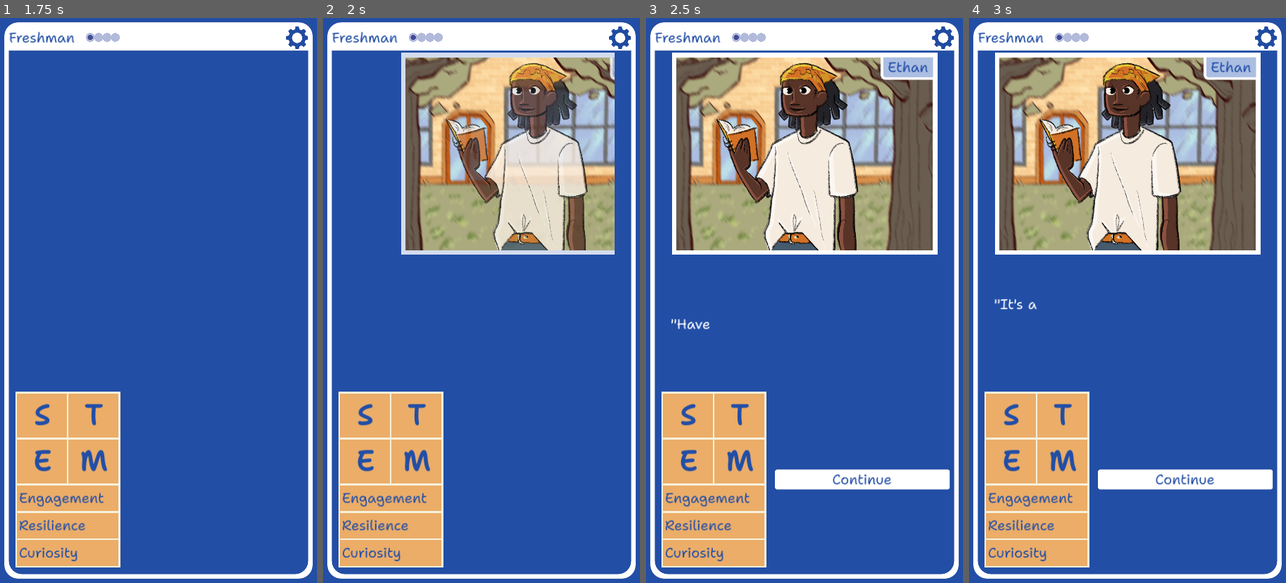
Above: before the commit, frames 1-4 (left to right).
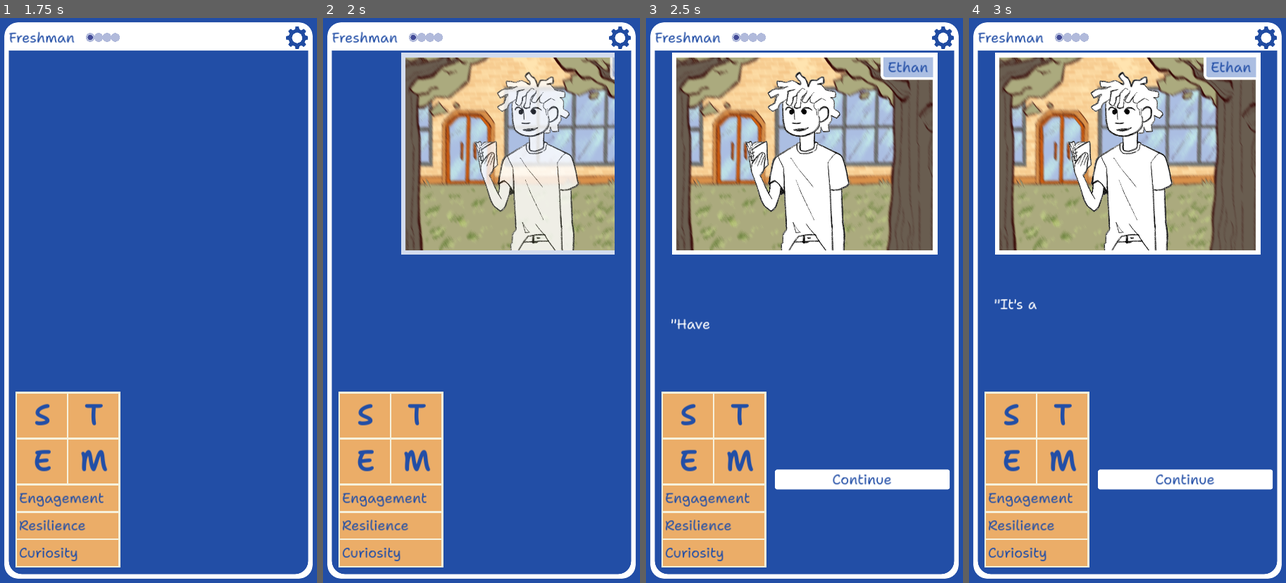
Above: after the commit, the same moments.

Repository: stem-career-paths/game
Game: Godot game, scene res://ui/screen.tscn
Same seed, same stepped clock (60 frames per second), same inputs: the game is played once before the commit and once after it.
Inputs (mouse positions are in pixels of both pictures, inside the frame that each line leads up to):
- Up to frame 1 (1.75 s): click (158, 475) at 0.52 s; click (215, 481) at 1.25 s
- Up to frame 2 (2 s): no input
- Up to frame 3 (2.5 s): tap Enter at 2 s; drag from (804, 323) to (836, 176) at 2.02 s
- Up to frame 4 (3 s): click (1184, 481) at 2.75 s

Frame 1 is identical in both runs. In frame 2, 8.6% of the frame differs, in the area x 38-84%, y 7-42%; in frame 3, 8.8%, in the area x 22-68%, y 7-42%; in frame 4, 8.8%.

Commit message:
Make aging work for students
The teacher gets lost and needs special handling

Diff:
--- a/project/cast/ethan.tres
+++ b/project/cast/ethan.tres
@@ -1,9 +1,11 @@
-[gd_resource type="Resource" script_class="NpcDefinition" load_steps=3 format=3 uid="uid://da82e2nowucrc"]
+[gd_resource type="Resource" script_class="NpcDefinition" load_steps=4 format=3 uid="uid://da82e2nowucrc"]
 
 [ext_resource type="Texture2D" uid="uid://nnsvltgmeigg" path="res://cast/ethan.png" id="1_o83wk"]
 [ext_resource type="Script" path="res://cast/npc_definition.gd" id="2_2jw81"]
+[ext_resource type="Texture2D" uid="uid://bni38tfafxt6v" path="res://cast/ethan_young.png" id="2_7o6wp"]
 
 [resource]
 script = ExtResource("2_2jw81")
 name = "Ethan"
-image = ExtResource("1_o83wk")
+upperclass_image = ExtResource("1_o83wk")
+underclass_image = ExtResource("2_7o6wp")
--- a/project/cast/hilda.tres
+++ b/project/cast/hilda.tres
@@ -1,9 +1,11 @@
-[gd_resource type="Resource" script_class="NpcDefinition" load_steps=3 format=3 uid="uid://cmcfwu84jfprv"]
+[gd_resource type="Resource" script_class="NpcDefinition" load_steps=4 format=3 uid="uid://cmcfwu84jfprv"]
 
 [ext_resource type="Script" path="res://cast/npc_definition.gd" id="1_a6stl"]
 [ext_resource type="Texture2D" uid="uid://bfeif5iosw0gv" path="res://cast/hilda.png" id="1_rsgxv"]
+[ext_resource type="Texture2D" uid="uid://xt5mfohci7hk" path="res://cast/hilda_young.png" id="2_311ig"]
 
 [resource]
 script = ExtResource("1_a6stl")
 name = "Hilda"
-image = ExtResource("1_rsgxv")
+upperclass_image = ExtResource("1_rsgxv")
+underclass_image = ExtResource("2_311ig")
--- a/project/cast/mary.tres
+++ b/project/cast/mary.tres
@@ -1,9 +1,11 @@
-[gd_resource type="Resource" script_class="NpcDefinition" load_steps=3 format=3 uid="uid://c07t1ygo5x0pw"]
+[gd_resource type="Resource" script_class="NpcDefinition" load_steps=4 format=3 uid="uid://c07t1ygo5x0pw"]
 
 [ext_resource type="Texture2D" uid="uid://8feisb4hegcw" path="res://cast/mary.png" id="1_fs2vi"]
 [ext_resource type="Script" path="res://cast/npc_definition.gd" id="1_risdg"]
+[ext_resource type="Texture2D" uid="uid://c372ksam6m20o" path="res://cast/mary_young.png" id="2_d7m16"]
 
 [resource]
 script = ExtResource("1_risdg")
 name = "Mary"
-image = ExtResource("1_fs2vi")
+upperclass_image = ExtResource("1_fs2vi")
+underclass_image = ExtResource("2_d7m16")
--- a/project/cast/npc.gd
+++ b/project/cast/npc.gd
@@ -1,4 +1,5 @@
 class_name Npc extends RefCounted
 
 var name : String
-var image : Texture
+var upperclass_image : Texture
+var underclass_image : Texture
--- a/project/cast/npc_definition.gd
+++ b/project/cast/npc_definition.gd
@@ -1,10 +1,12 @@
 class_name NpcDefinition extends Resource
 
 @export var name : String
-@export var image : Texture
+@export var upperclass_image : Texture
+@export var underclass_image : Texture
 
 func create_npc() -> Npc:
 	var npc := Npc.new()
 	npc.name = name
-	npc.image = image
+	npc.upperclass_image = upperclass_image
+	npc.underclass_image = underclass_image
 	return npc
--- a/project/cast/steven.tres
+++ b/project/cast/steven.tres
@@ -1,9 +1,11 @@
-[gd_resource type="Resource" script_class="NpcDefinition" load_steps=3 format=3 uid="uid://thu2w6hanjr2"]
+[gd_resource type="Resource" script_class="NpcDefinition" load_steps=4 format=3 uid="uid://thu2w6hanjr2"]
 
 [ext_resource type="Script" path="res://cast/npc_definition.gd" id="1_arx16"]
 [ext_resource type="Texture2D" uid="uid://b7srskjmxkvei" path="res://cast/steven.png" id="1_guuyw"]
+[ext_resource type="Texture2D" uid="uid://b6hthh8nx8job" path="res://cast/steven_young.png" id="2_iuwos"]
 
 [resource]
 script = ExtResource("1_arx16")
 name = "Steven"
-image = ExtResource("1_guuyw")
+upperclass_image = ExtResource("1_guuyw")
+underclass_image = ExtResource("2_iuwos")
--- a/project/common/year.gd
+++ b/project/common/year.gd
@@ -73,3 +73,7 @@
 		Name.JUNIOR,
 		Name.SENIOR,
 	]
+
+
+static func is_underclass(year : Name) -> bool:
+	return year == Name.FRESHMAN or year == Name.SOPHOMORE
--- a/project/ui/game_screen.gd
+++ b/project/ui/game_screen.gd
@@ -143,6 +143,7 @@
 ## This is a coroutine that ends with the animation's completion.
 func show_npc(npc:Npc, location:Texture) -> void:
 	var scenario := preload("res://ui/scenario_view.tscn").instantiate()
+	scenario. world = world
 	scenario.npc = npc
 	scenario.location = location
 	await _scenario_container.show_control(scenario)
--- a/project/ui/scenario_view.gd
+++ b/project/ui/scenario_view.gd
@@ -1,10 +1,14 @@
 extends PanelContainer
+
+var world : World
 
 var npc : Npc:
 	set(value):
 		npc = value
 		if npc!=null:
-			%Npc.texture = npc.image
+			%Npc.texture = npc.underclass_image\
+				if Year.is_underclass(world.year) \
+				else npc.upperclass_image
 			%NameLabel.text = npc.name + " " # Extra whitespace at the end
 
 
Binary file added: project/cast/ethan_young.png
Not shown, added: project/cast/ethan_young.png.import
Binary file added: project/cast/hilda_young.png
Not shown, added: project/cast/hilda_young.png.import
Binary file added: project/cast/mary_young.png
Not shown, added: project/cast/mary_young.png.import
Binary file added: project/cast/steven_young.png
Not shown, added: project/cast/steven_young.png.import
